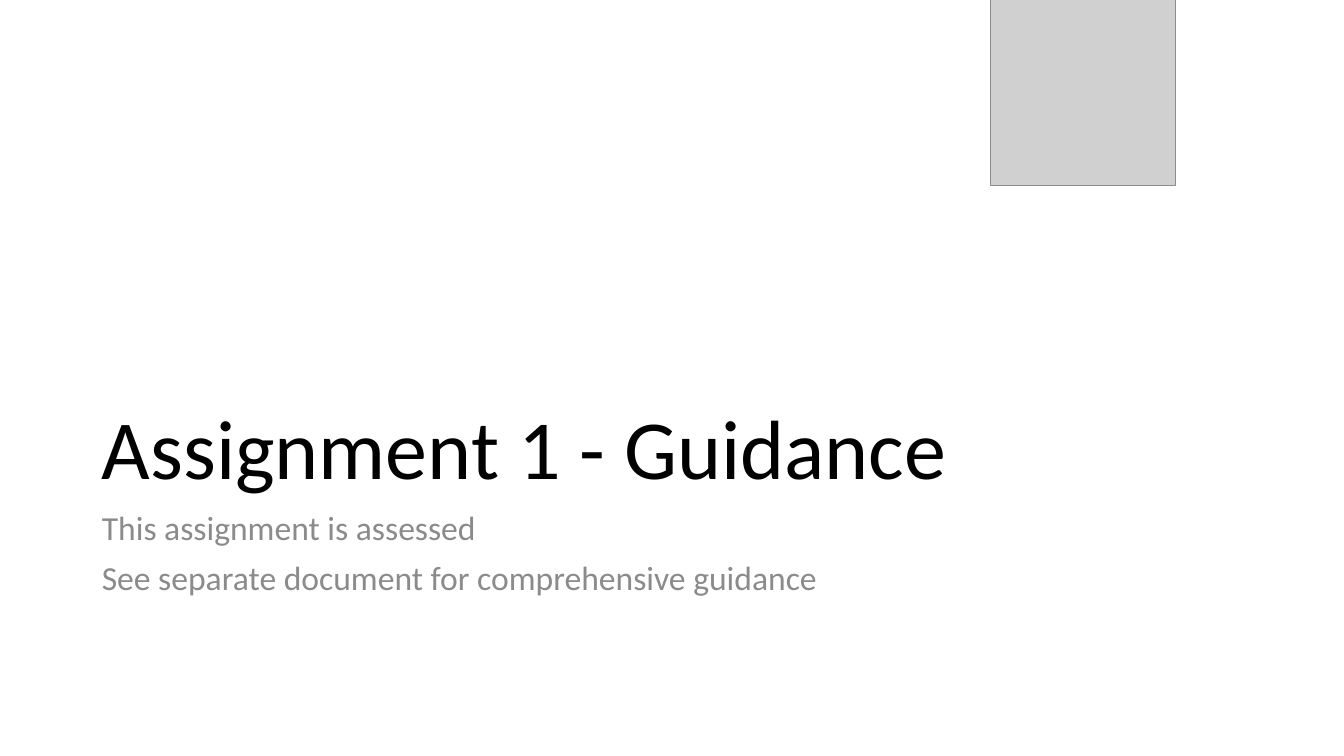
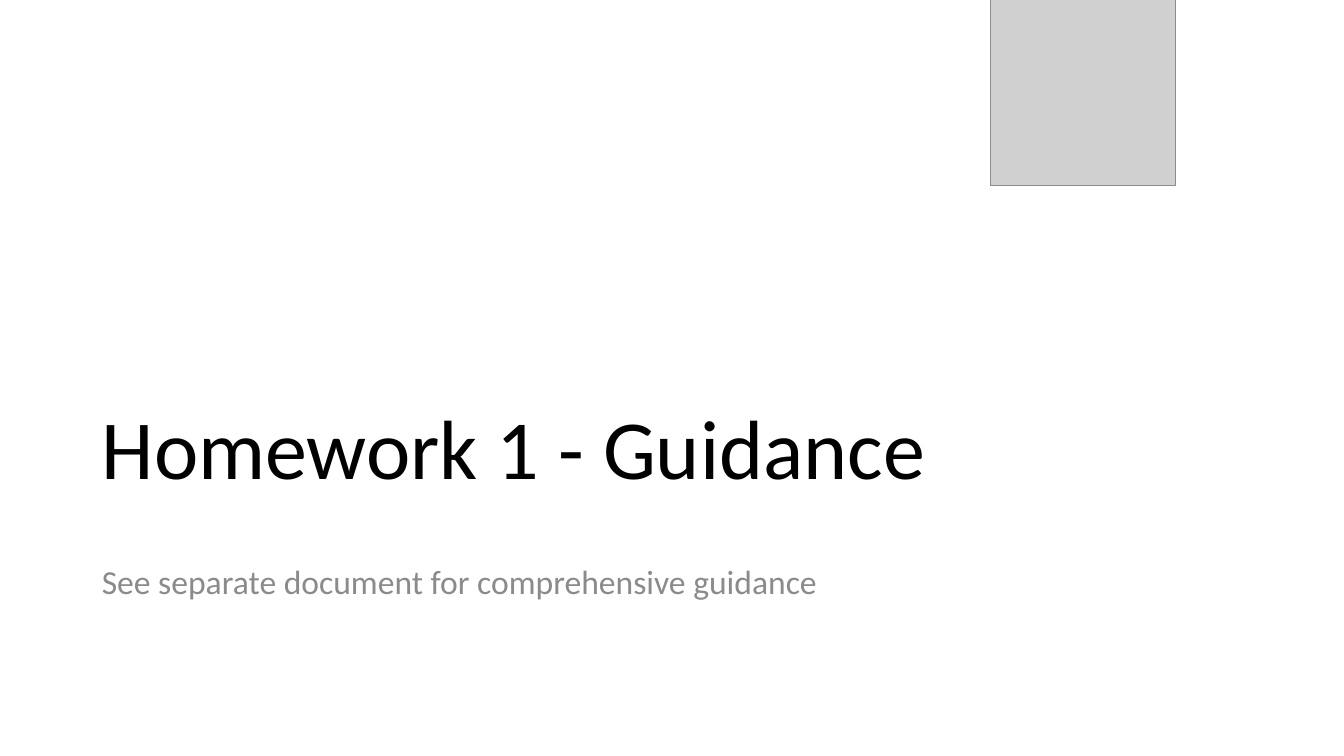
Before and after one commit to greenspangle/LIN7077_Humanities, a slide deck: slide 41 of w2_functions/lesson/w2_functions.pptx. Drawn at 1344x756 pixels with LibreOffice and Linux fonts; fonts in the diff are those of the drawing; grey boxes stand for pictures. Boxes give left, top, right and bottom in pixels: in the first picture for what was removed or moved away, otherwise in the second. Text is boxed around its words. In the diff, an @@ line names an element or a change of style, - is before the commit and + after.

```diff
--- a/w2_functions/lesson/w2_functions.pptx
+++ b/w2_functions/lesson/w2_functions.pptx
@@ title at (102, 420, 925, 480): text changed @@
-Assignment 1 - Guidance
+Homework 1 - Guidance
@@ text at (102, 516, 476, 546): paragraph removed @@
-This assignment is assessed
```
Also in this commit, not shown: 5 other slides changed, 16 other files.
